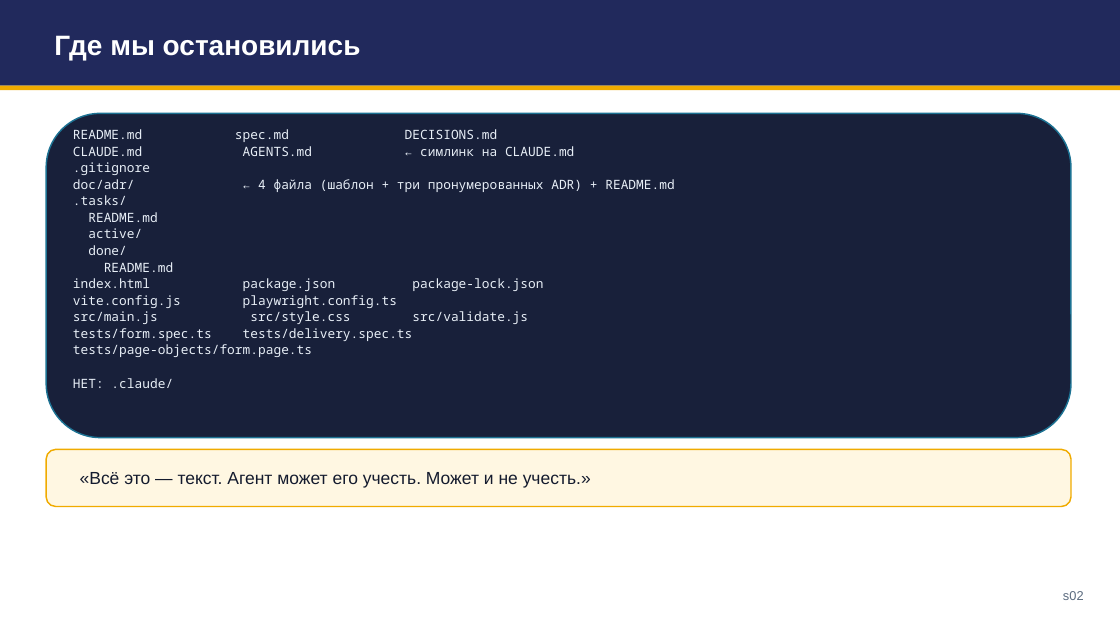
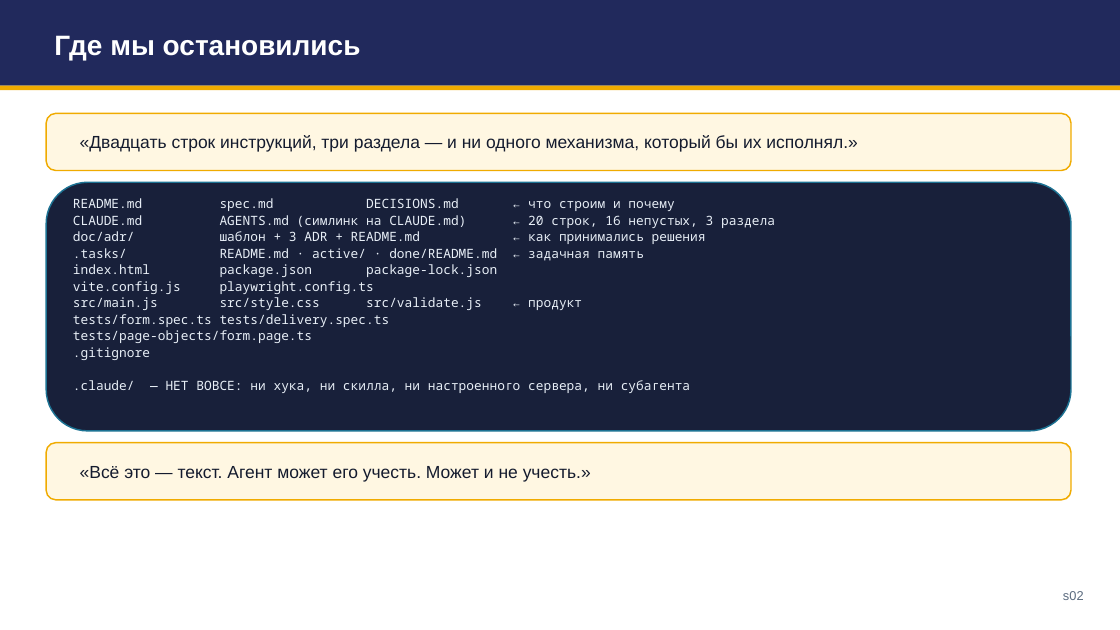
Before and after one commit to tellina-study/AI-usage-lessons, a slide deck: slide 2 of library/seminars/sem-05/rendered/sem-05.pptx. Drawn at 1120x630 pixels with LibreOffice and Linux fonts; fonts in the diff are those of the drawing. Boxes give left, top, right and bottom in pixels: in the first picture for what was removed or moved away, otherwise in the second. Text is boxed around its words. In the diff, an @@ line names an element or a change of style, - is before the commit and + after.

```diff
--- a/library/seminars/sem-05/rendered/sem-05.pptx
+++ b/library/seminars/sem-05/rendered/sem-05.pptx
@@ rounded rectangle added at (x1=46, y1=113, x2=1071, y2=171), fill #FFF7E2, outline #F0AB00 1.25 pt @@
@@ text added at (x1=80, y1=135, x2=857, y2=152), 15 pt, text #141B2E @@
+«Двадцать строк инструкций, три раздела — и ни одного механизма, который бы их исполнял.»
@@ rounded rectangle resized from (x1=46, y1=113, x2=1071, y2=438) to (x1=46, y1=182, x2=1071, y2=431) @@
@@ text "README.md spec.md DECISIONS.md ← что ..." moved from (x1=73, y1=129, x2=674, y2=388) to (x1=73, y1=198, x2=690, y2=393) @@
@@ text at (x1=73, y1=198, x2=497, y2=258): text changed @@
-README.md spec.md DECISIONS.md
-CLAUDE.md AGENTS.md ← симлинк на CLAUDE.md
-.gitignore
-doc/adr/ ← 4 файла (шаблон + три пронумерованных ADR) + README.md
-.tasks/
-README.md
-active/
-done/
-README.md
+README.md spec.md DECISIONS.md ← что строим и почему
+CLAUDE.md AGENTS.md (симлинк на CLAUDE.md) ← 20 строк, 16 непустых, 3 раздела
+doc/adr/ шаблон + 3 ADR + README.md ← как принимались решения
+.tasks/ README.md · active/ · done/README.md ← задачная память
@@ text at (x1=73, y1=297, x2=482, y2=310): text changed @@
-src/main.js src/style.css src/validate.js
+src/main.js src/style.css src/validate.js ← продукт
@@ text at (x1=73, y1=347, x2=690, y2=393): text changed @@
-НЕТ: .claude/
+.gitignore
+.claude/ — НЕТ ВОВСЕ: ни хука, ни скилла, ни настроенного сервера, ни субагента
@@ rounded rectangle moved from (x1=46, y1=450, x2=1071, y2=507) to (x1=46, y1=443, x2=1071, y2=500) @@
@@ text "«Всё это — текст. Агент ..." moved from (x1=80, y1=472, x2=591, y2=488) to (x1=80, y1=466, x2=591, y2=482) @@
```
Also in this commit, not shown: 25 other slides changed, 1 slide added, 1 slide removed, 16 other files.
